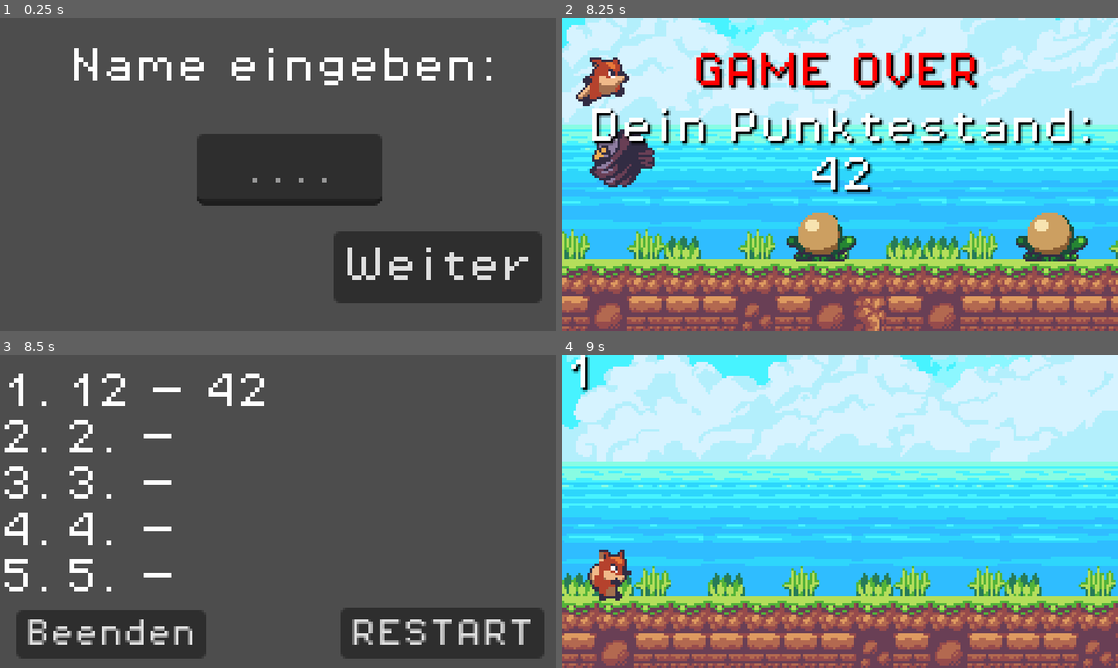
Above: before the commit, frames 1-4 (two rows, left to right).
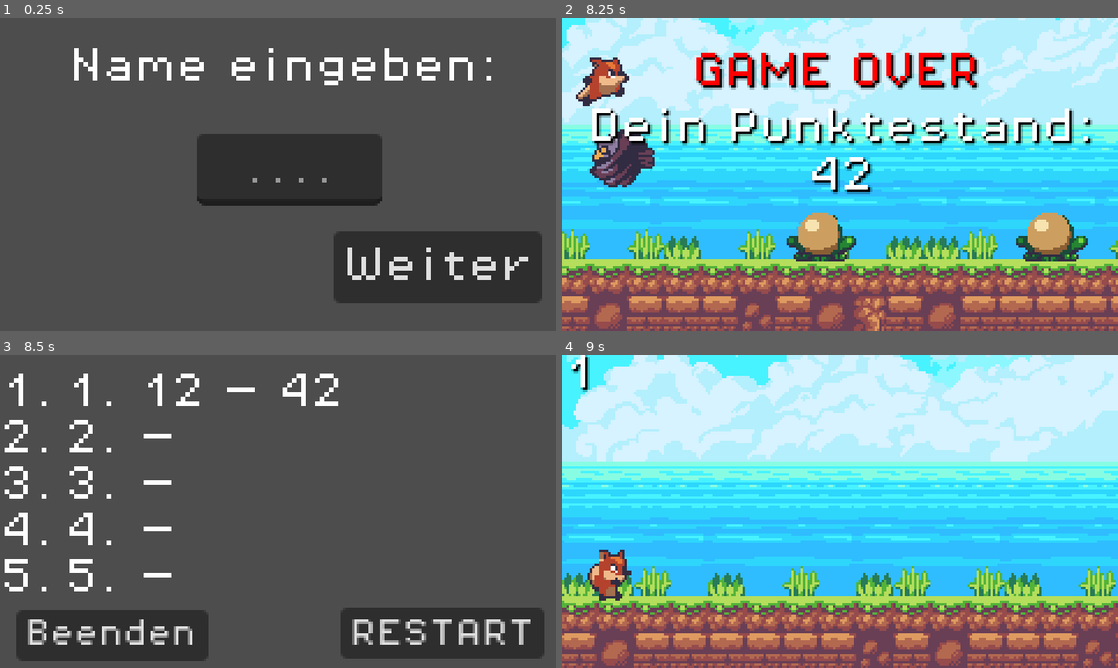
Above: after the commit, the same moments.

Repository: AmarAzizi/FoxAndFurious
Game: Godot game, scene res://scenes/iniziale.tscn
Same seed, same stepped clock (60 frames per second), same inputs: the game is played once before the commit and once after it.
Inputs (mouse positions are in pixels of both pictures, inside the frame that each line leads up to):
- Up to frame 1 (0.25 s): no input
- Up to frame 2 (8.25 s): click (851, 171) at 0.52 s; type "12" at 0.6 s; click "Weiter" at 1.25 s; move the mouse to (962, 158) at 2.02 s; click (962, 158) at 2.1 s; move the mouse to (728, 190) at 2.77 s; tap Space (spazio) every 1.5 s from 2.85 to 7.35 s; move the mouse to (895, 105) at 3.52 s; click (895, 105) at 3.6 s; move the mouse to (812, 237) at 4.27 s; move the mouse to (1006, 221) at 5.02 s; click (1006, 221) at 5.1 s; move the mouse to (673, 127) at 5.77 s; move the mouse to (867, 174) at 6.52 s; click (867, 174) at 6.6 s; move the mouse to (756, 96) at 7.27 s; move the mouse to (962, 158) at 8.02 s; click (962, 158) at 8.1 s
- Up to frame 3 (8.5 s): no input
- Up to frame 4 (9 s): click "RESTART" at 8.75 s

Frames 1-2 are identical in both runs. In frame 3, 1.6% of the frame differs, in the area x 3-61%, y 5-98%; in frame 4, nothing differs.

Commit message:
Podium korrigiert

Diff:
--- a/scenes/podium_screen.tscn
+++ b/scenes/podium_screen.tscn
@@ -96,8 +96,8 @@
 layout_mode = 0
 offset_left = 7.0
 offset_top = 110.0
-offset_right = 89.0
-offset_bottom = 131.0
+offset_right = 90.0
+offset_bottom = 132.0
 theme_override_fonts/font = ExtResource("1_pltt5")
 theme_override_font_sizes/font_size = 12
 text = "Beenden"
--- a/scripts/PodiumScreen.gd
+++ b/scripts/PodiumScreen.gd
@@ -26,16 +26,28 @@
 	get_tree().quit()  # Chiude l'applicazione
 
 func _update_podium():
-	# Prendi i dati e ordina per punteggio decrescente
-	var sorted = GlobalName.players_data.duplicate()
+	# 1. Filtra per tenere solo il punteggio più alto per ogni nome
+	var best_scores = {}
+	for entry in GlobalName.players_data:
+		var name = entry["name"]
+		var score = entry["score"]
+		if not best_scores.has(name) or score > best_scores[name]:
+			best_scores[name] = score
+
+	# 2. Crea una lista dagli elementi filtrati
+	var sorted = []
+	for name in best_scores.keys():
+		sorted.append({"name": name, "score": best_scores[name]})
+
+	# 3. Ordina la lista dal punteggio più alto al più basso
 	sorted.sort_custom(func(a, b):
-		return b["score"] - a["score"]
+		return a["score"] > b["score"]
 	)
-	# Riempi le prime 5 righe
+
+	# 4. Riempi le prime 5 righe
 	for i in range(data_labels.size()):
 		if i < sorted.size():
 			var entry = sorted[i]
-			data_labels[i].text = "%s — %d" % [entry["name"], entry["score"]]
+			data_labels[i].text = "%d. %s — %d" % [i+1, entry["name"], entry["score"]]
 		else:
-			# Se non c'è abbastanza dati, mostra placeholder
 			data_labels[i].text = "%d. —" % (i+1)
